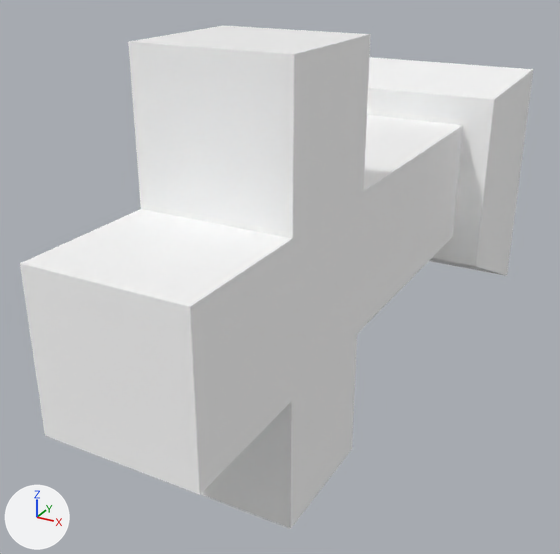
The glTF model assets/meshes/tombstone_1.glb as it was, and as the next commit left it.
The view is the same before and after, from a camera (50 mm lens) standing at (0.97, -2.91, 0.83) and looking at (-0.06, -1.02, -0.11). The axes (+X, +Y, +Z) are drawn at lower left. The lights are the same throughout. The first picture is the older version.
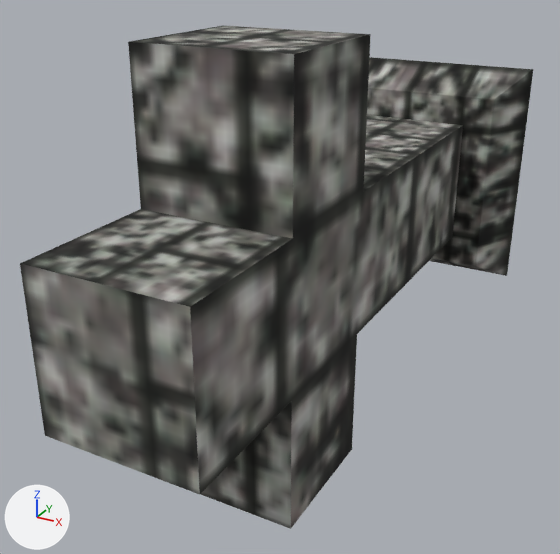
Location of each change, (x1, y1, x2, y2) in pixels of the pictures (560 x 554 px):
'Plane', surface changed (white to grey)
    both: (20, 26, 533, 529)

What changed in the scene script:
```text
Add img_bricks_1:
    img_bricks_1 = load_image('bricks_1', '_unpacked/bricks_1', 64, 64, 'sRGB')
Change mat_tombstone1:
    remove mat_tombstone1.base_color = (1.0, 1.0, 1.0)  # white #ffffff
    mat_tombstone1.metallic: 1.0 -> 0.0
    add mat_tombstone1.texture = img_bricks_1
```
